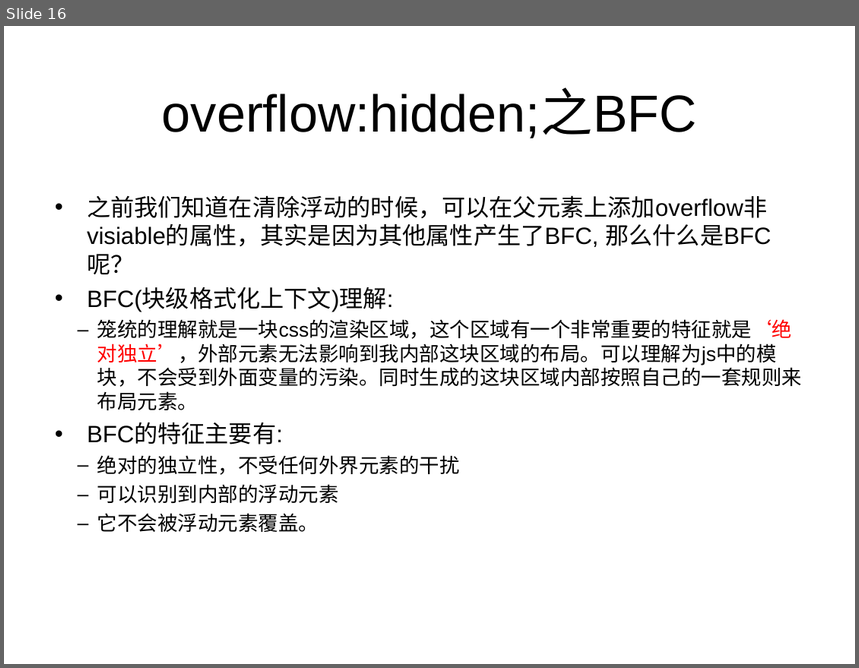
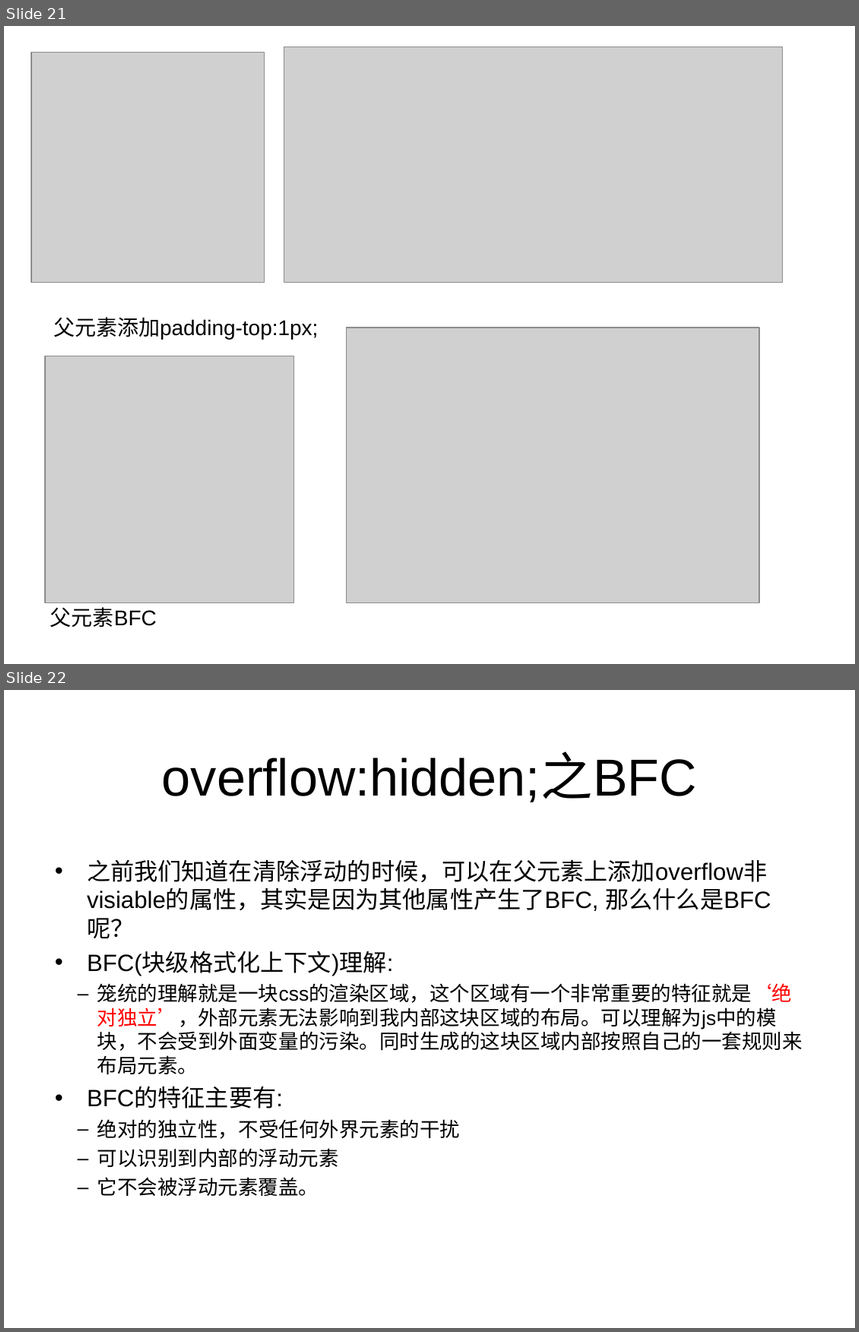
Before and after one commit to tiptophs/float, a slide deck: 浮动.ppt. Shown one above the other, each under a label of ours: slide 16 before the commit, slides 21 and 22 after it. The pictures are 859x668 and 859x1332 pixels, drawn with LibreOffice and Linux fonts; fonts in the diff are those of the drawing; grey boxes stand for pictures. Boxes give left, top, right and bottom in pixels: in the first picture for what was removed or moved away, otherwise in the second. Text is boxed around its words. In the diff, an @@ line names an element or a change of style, - is before the commit and + after.

```diff
--- a/浮动.ppt
+++ b/浮动.ppt
@@ slide 21 added at bbox=[4, 26, 855, 664], background #FFFFFF @@
@@ picture added at bbox=[284, 47, 783, 282] @@
@@ picture added at bbox=[31, 53, 265, 283] @@
@@ text added at bbox=[53, 317, 318, 340], 18 pt, text #000000 @@
+父元素添加padding-top:1px;
@@ picture added at bbox=[346, 328, 759, 603] @@
@@ picture added at bbox=[45, 357, 294, 603] @@
@@ text added at bbox=[50, 607, 157, 628], 18 pt, text #000000 @@
+父元素BFC
@@ what was slide 16 is now slide 22 @@
```
Also in this commit, not shown: 1 slide changed, 4 other slides added, 1 slide removed, 1 other file.
